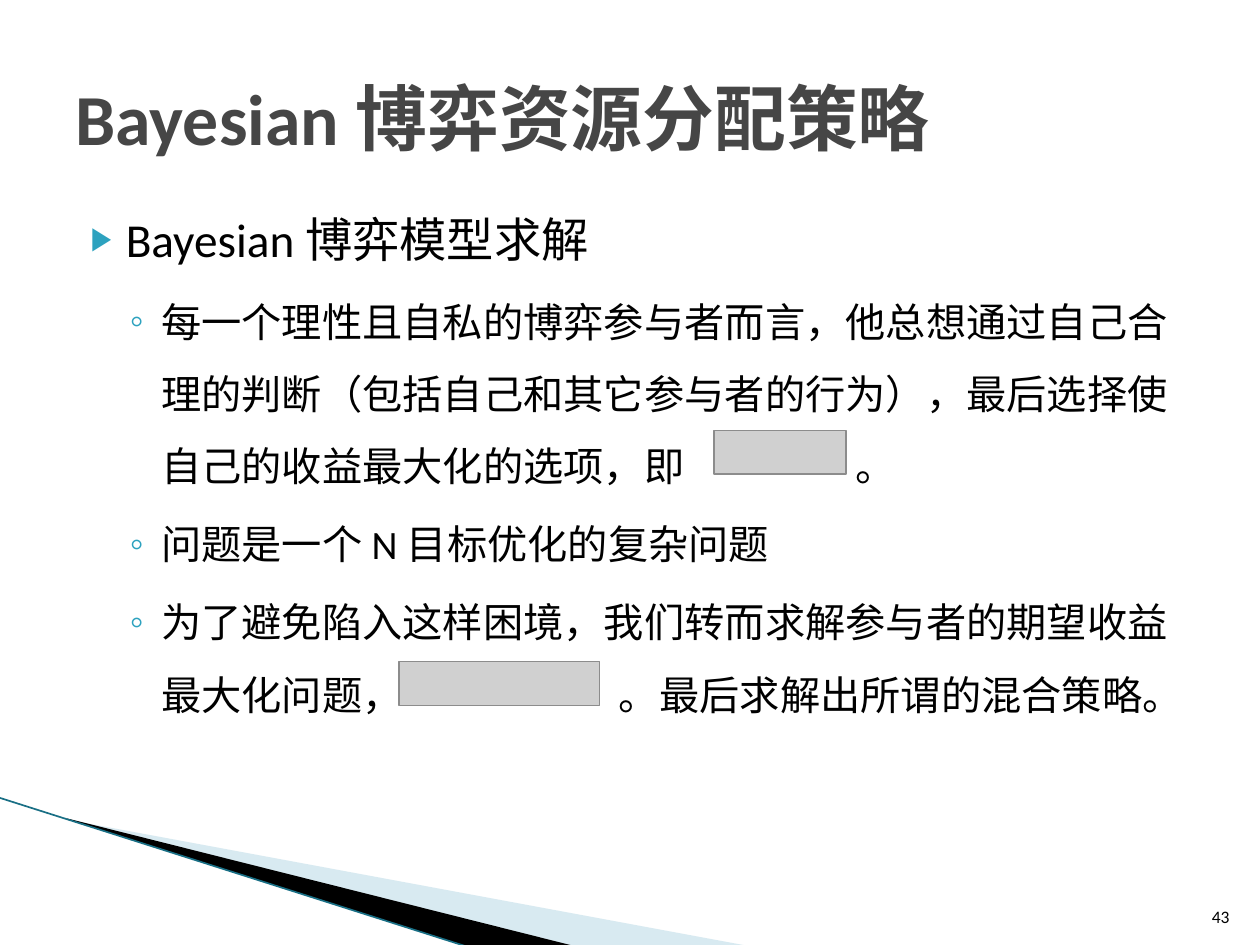
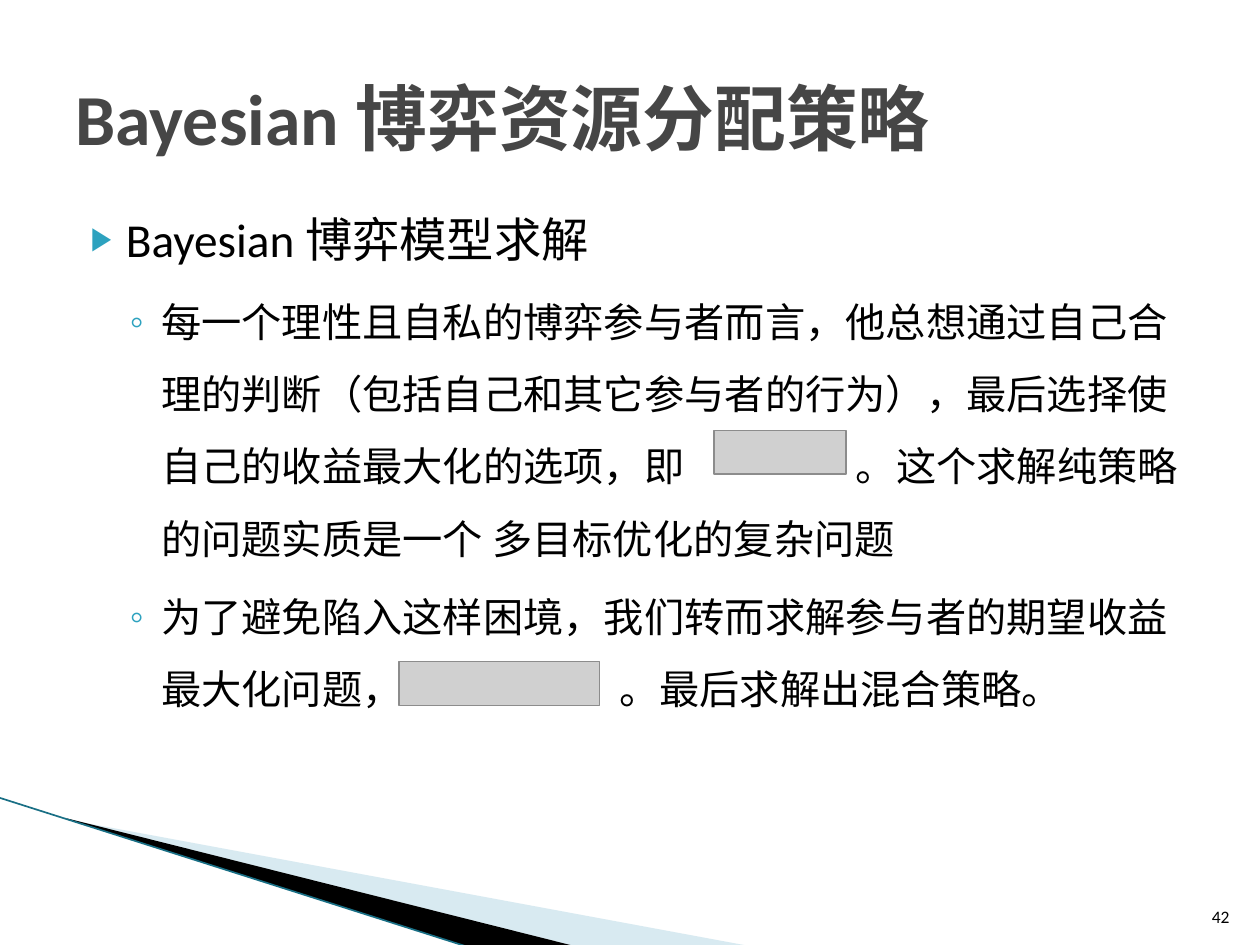
Before and after one commit to ZhiweiYAN/yzw_thesis, a slide deck: slide 42 of defense_phd.pptx (slide 43 before the commit). Drawn at 1260x945 pixels with LibreOffice and Linux fonts; fonts in the diff are those of the drawing; grey boxes stand for pictures; background and template pictures are left out. Boxes give left, top, right and bottom in pixels: in the first picture for what was removed or moved away, otherwise in the second. Text is boxed around its words. In the diff, an @@ line names an element or a change of style, - is before the commit and + after.

```diff
--- a/defense_phd.pptx
+++ b/defense_phd.pptx
@@ text at [161, 303, 1178, 708]: text changed @@
-  ◦ 每一个理性且自私的博弈参与者而言，他总想通过自己合理的判断（包括自己和其它参与者的行为），最后选择使自己的收益最大化的选项，即 。
-  ◦ 问题是一个 N 目标优化的复杂问题
-  ◦ 为了避免陷入这样困境，我们转而求解参与者的期望收益最大化问题， 。最后求解出所谓的混合策略。
+  ◦ 每一个理性且自私的博弈参与者而言，他总想通过自己合理的判断（包括自己和其它参与者的行为），最后选择使自己的收益最大化的选项，即 。这个求解纯策略的问题实质是一个 多目标优化的复杂问题
+  ◦ 为了避免陷入这样困境，我们转而求解参与者的期望收益最大化问题， 。最后求解出混合策略。
@@ page number at [1212, 911, 1230, 923]: text changed @@
-43
+42
```
Also in this commit, not shown: 14 other slides changed, 2 other files.
